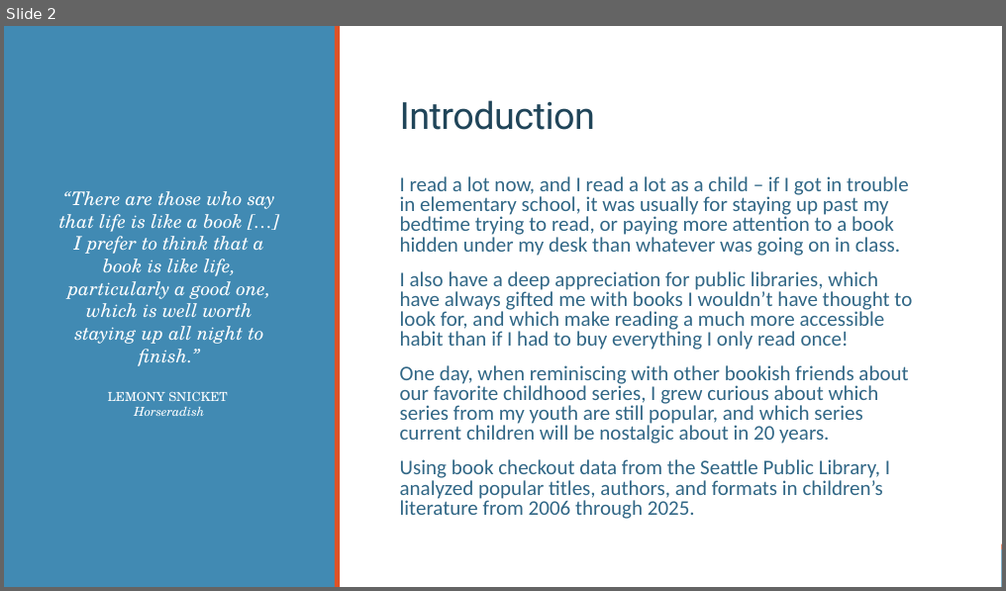
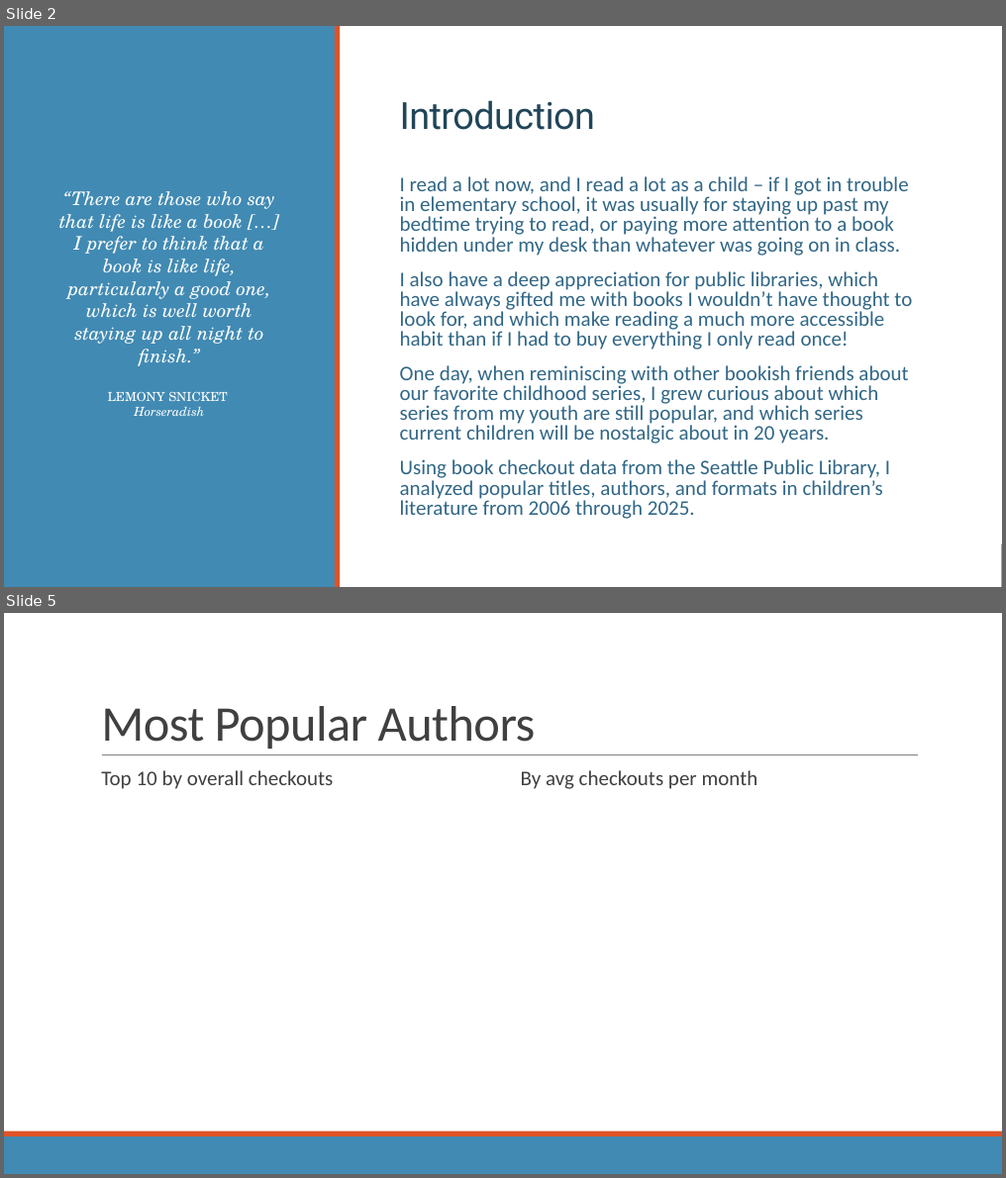
Before and after one commit to rm-pearson/NSS-capstone, a slide deck: presentation draft.pptx. Shown one above the other, each under a label of ours: slide 2 before the commit, slides 2 and 5 after it; the slides between them are not shown. The pictures are 1006x591 and 1006x1178 pixels, drawn with LibreOffice and Linux fonts; fonts in the diff are those of the drawing. Boxes give left, top, right and bottom in pixels: in the first picture for what was removed or moved away, otherwise in the second. Text is boxed around its words. In the diff, an @@ line names an element or a change of style, - is before the commit and + after.

```diff
--- a/presentation draft.pptx
+++ b/presentation draft.pptx
@@ slide 5 added at <box>4,613,1002,1174</box>, background #FFFFFF; not listed: 2 template elements that a slide beside it also shows @@
@@ title added at <box>101,706,536,749</box>, 48 pt, text #404040 @@
+Most Popular Authors
@@ line added from (102, 756) to (918, 756), #808080 0.5 pt @@
@@ text added at <box>101,770,334,789</box>, 20 pt, text #404040 @@
+  Top 10 by overall checkouts
@@ text added at <box>521,770,758,789</box>, 20 pt, text #404040 @@
+  By avg checkouts per month
```
Also in this commit, not shown: 2 slides changed, 3 other slides added, 2 other files.
